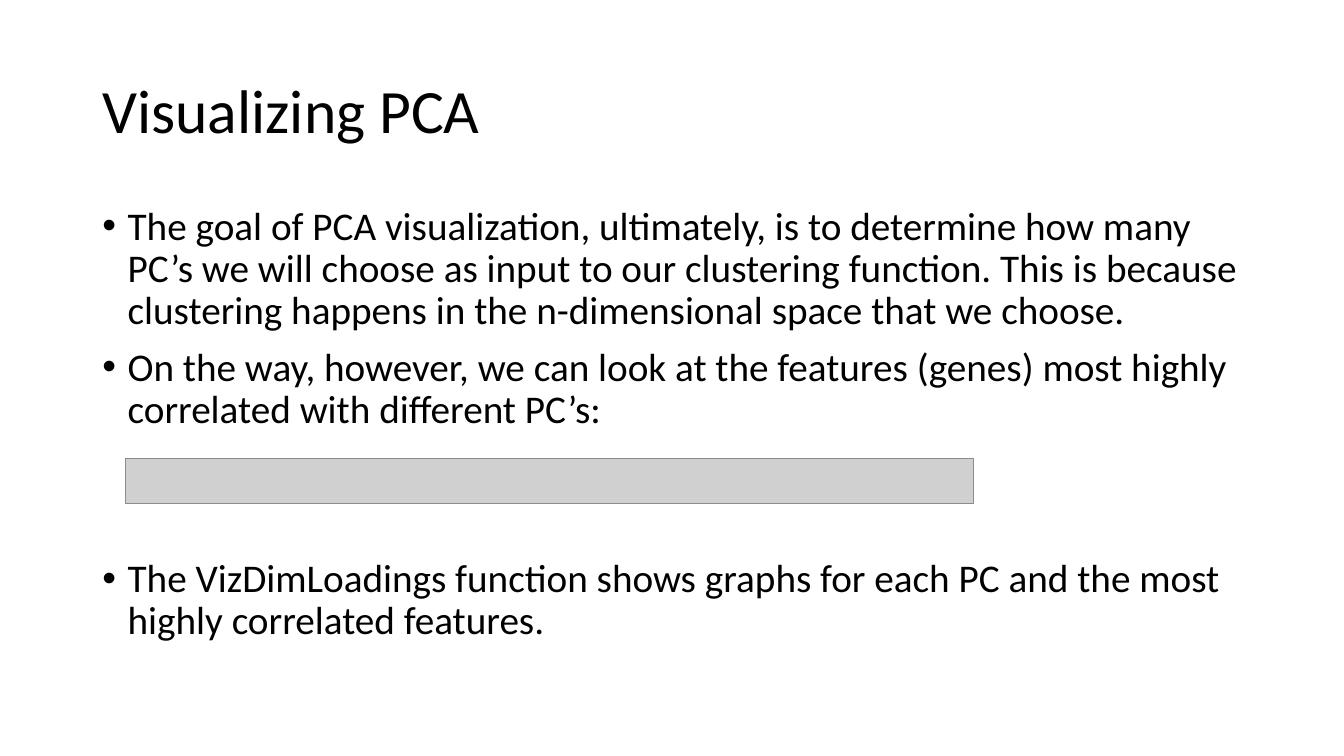
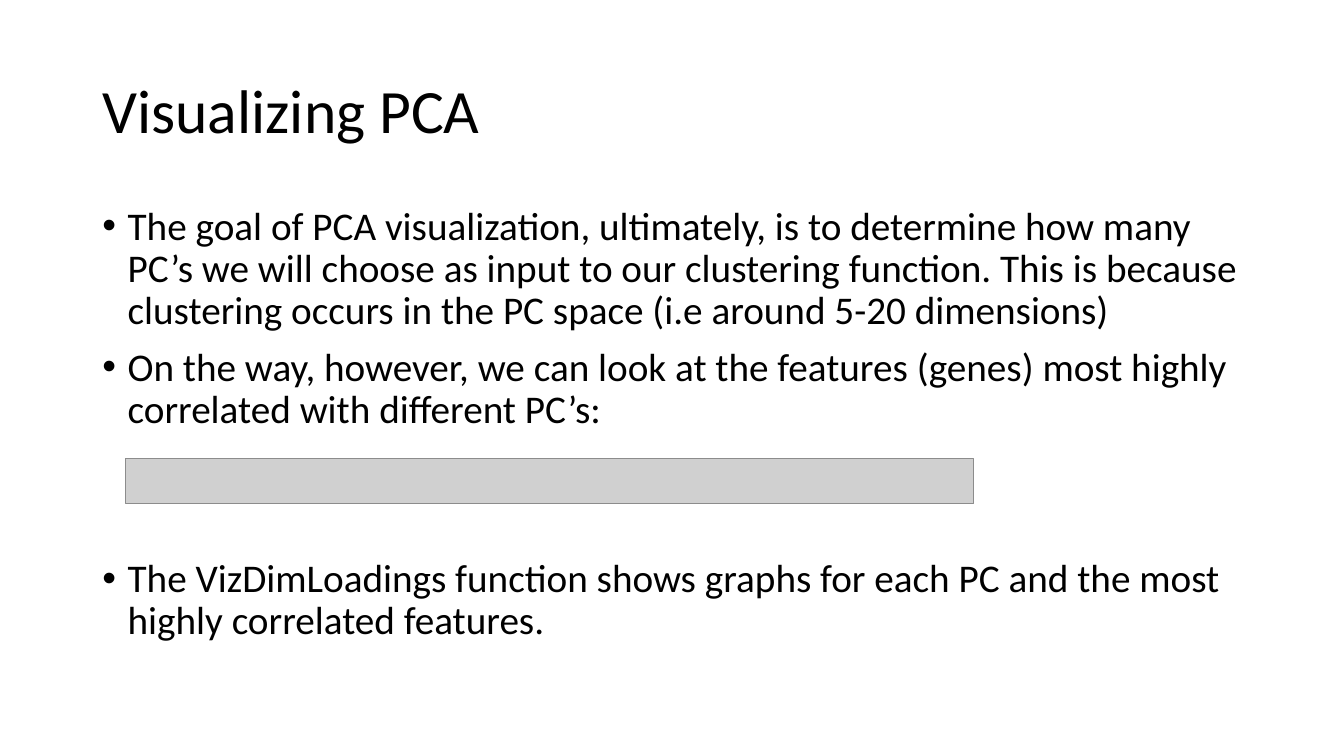
Before and after one commit to AnsgarJordan/scRNAseq, a slide deck: slide 10 of dataPipelineProcess.pptx (slide 9 before the commit). Drawn at 1344x756 pixels with LibreOffice and Linux fonts; fonts in the diff are those of the drawing; grey boxes stand for pictures. Boxes give left, top, right and bottom in pixels: in the first picture for what was removed or moved away, otherwise in the second. Text is boxed around its words. In the diff, an @@ line names an element or a change of style, - is before the commit and + after.

```diff
--- a/dataPipelineProcess.pptx
+++ b/dataPipelineProcess.pptx
@@ text at bbox=[128, 212, 1236, 331]: text changed @@
-• The goal of PCA visualization, ultimately, is to determine how many PC’s we will choose as input to our clustering function. This is because clustering happens in the n-dimensional space that we choose.
+• The goal of PCA visualization, ultimately, is to determine how many PC’s we will choose as input to our clustering function. This is because clustering occurs in the PC space (i.e around 5-20 dimensions)
```
Also in this commit, not shown: 3 other slides changed, 7 slides added, 2 other files.
